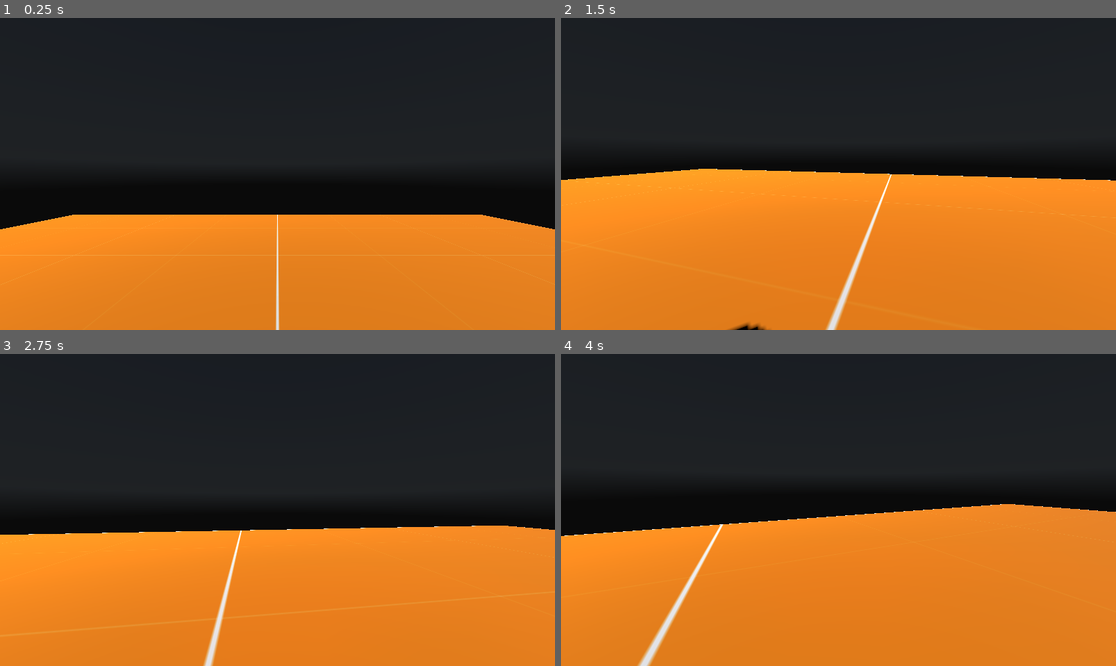
Above: before the commit, frames 1-4 (two rows, left to right).
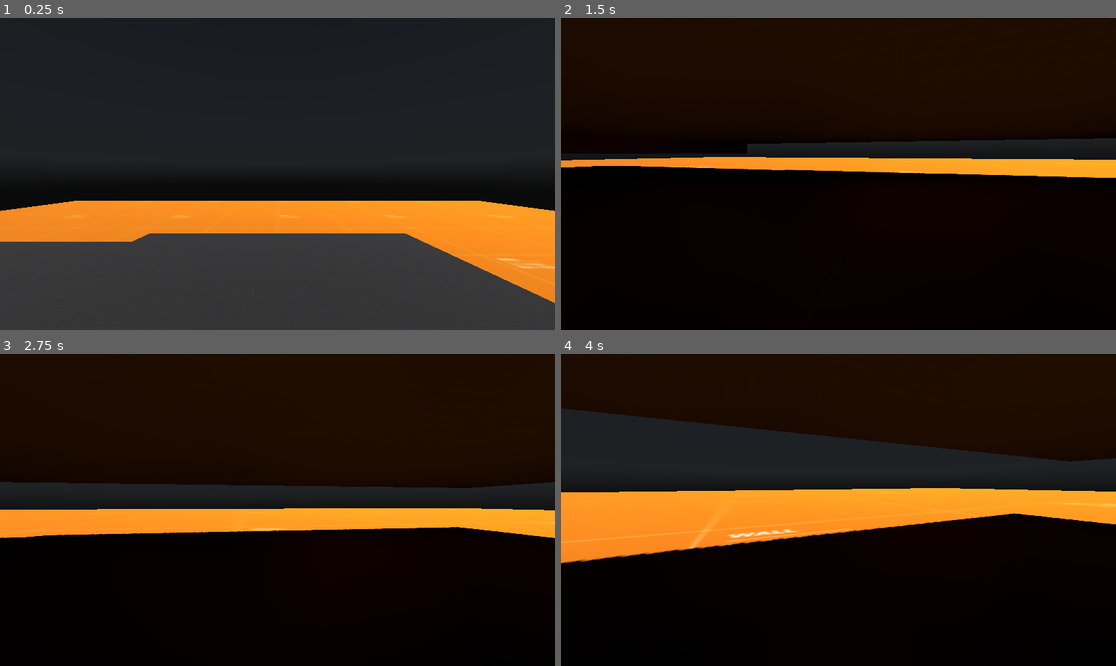
Above: after the commit, the same moments.

Repository: D3dde/WildWar
Game: Godot game, scene res://scenes/test.tscn
Same seed, same stepped clock (60 frames per second), same inputs: the game is played once before the commit and once after it. A sky picture missing from this copy of the repository is replaced by a grey-blue gradient.
Inputs (mouse positions are in pixels of both pictures, inside the frame that each line leads up to):
- Up to frame 1 (0.25 s): no input
- Up to frame 2 (1.5 s): tap Enter at 0.5 s; move the mouse to (866, 174) at 0.52 s; hold Ctrl (crouch, bound only after the commit) 0.53-1.28 s; hold W (up) from 0.53 s (still down); tap Space (jump) at 0.77, 0.8, 1.07, 1.35 s; move the mouse to (810, 174) at 1.27 s
- Up to frame 3 (2.75 s): keep holding W (up); tap Space (jump) at 1.52, 1.82, 2.3 s; tap Ctrl (crouch, bound only after the commit) at 1.55 s; move the mouse to (288, 503) at 2.02 s; hold Ctrl (crouch, bound only after the commit) from 2.03 s (still down)
- Up to frame 4 (4 s): keep holding W (up); move the mouse to (832, 516) at 2.77 s; release Ctrl (crouch, bound only after the commit) at 2.78 s; tap Ctrl (crouch, bound only after the commit) at 2.85 s; tap Space (jump) at 3.02, 3.32, 3.6, 3.77 s; move the mouse to (877, 513) at 3.52 s

The runs differ from the first frame. In frame 1, 32% of the frame differs, in the area x 0-100%, y 58-100%; in frame 2, 95%, in the area x 0-100%, y 0-100%; in frame 3, 92%; in frame 4, 79%.

Commit message:
v1.1
movement improvement, future updates: state machine (maybe), sprint

Diff:
--- a/project.godot
+++ b/project.godot
@@ -47,3 +47,9 @@
 "events": [Object(InputEventKey,"resource_local_to_scene":false,"resource_name":"","device":-1,"window_id":0,"alt_press …(182 unchanged characters)…
 ]
 }
+crouch={
+"deadzone": 0.5,
+"events": [Object(InputEventKey,"resource_local_to_scene":false,"resource_name":"","device":-1,"window_id":0,"alt_pressed":false,"shift_pressed":false,"ctrl_pressed":false,"meta_pressed":false,"pressed":false,"keycode":0,"physical_keycode":4194326,"key_label":0,"unicode":0,"echo":false,"script":null)
+, Object(InputEventKey,"resource_local_to_scene":false,"resource_name":"","device":-1,"window_id":0,"alt_pressed":false,"shift_pressed":false,"ctrl_pressed":false,"meta_pressed":false,"pressed":false,"keycode":0,"physical_keycode":67,"key_label":0,"unicode":99,"echo":false,"script":null)
+]
+}
--- a/scenes/fps_test.tscn
+++ b/scenes/fps_test.tscn
@@ -10,9 +10,123 @@
 
 [sub_resource type="CapsuleMesh" id="CapsuleMesh_r7u8p"]
 
-[node name="CharacterBody3D" type="CharacterBody3D" node_paths=PackedStringArray("camera")]
+[sub_resource type="Animation" id="Animation_vic4o"]
+resource_name = "crouch"
+length = 0.2
+tracks/0/type = "value"
+tracks/0/imported = false
+tracks/0/enabled = true
+tracks/0/path = NodePath("CameraContainer:position")
+tracks/0/interp = 2
+tracks/0/loop_wrap = true
+tracks/0/keys = {
+"times": PackedFloat32Array(0, 0.2),
+"transitions": PackedFloat32Array(1, 1),
+"update": 0,
+"values": [Vector3(0, 0, 0), Vector3(0, -0.5, 0)]
+}
+tracks/1/type = "value"
+tracks/1/imported = false
+tracks/1/enabled = true
+tracks/1/path = NodePath("CollisionShape3D/MeshInstance3D:mesh:height")
+tracks/1/interp = 2
+tracks/1/loop_wrap = true
+tracks/1/keys = {
+"times": PackedFloat32Array(0, 0.2),
+"transitions": PackedFloat32Array(1, 1),
+"update": 0,
+"values": [2.0, 1.5]
+}
+tracks/2/type = "value"
+tracks/2/imported = false
+tracks/2/enabled = true
+tracks/2/path = NodePath("CollisionShape3D:shape:height")
+tracks/2/interp = 1
+tracks/2/loop_wrap = true
+tracks/2/keys = {
+"times": PackedFloat32Array(0, 0.2),
+"transitions": PackedFloat32Array(1, 1),
+"update": 0,
+"values": [2.0, 1.5]
+}
+tracks/3/type = "value"
+tracks/3/imported = false
+tracks/3/enabled = true
+tracks/3/path = NodePath("CollisionShape3D:position")
+tracks/3/interp = 1
+tracks/3/loop_wrap = true
+tracks/3/keys = {
+"times": PackedFloat32Array(0, 0.2),
+"transitions": PackedFloat32Array(1, 1),
+"update": 0,
+"values": [Vector3(0, 1, 0), Vector3(0, 0.75, 0)]
+}
+
+[sub_resource type="Animation" id="Animation_woy3y"]
+length = 0.001
+tracks/0/type = "value"
+tracks/0/imported = false
+tracks/0/enabled = true
+tracks/0/path = NodePath("CameraContainer:position")
+tracks/0/interp = 1
+tracks/0/loop_wrap = true
+tracks/0/keys = {
+"times": PackedFloat32Array(0),
+"transitions": PackedFloat32Array(1),
+"update": 0,
+"values": [Vector3(0, 0, 0)]
+}
+tracks/1/type = "value"
+tracks/1/imported = false
+tracks/1/enabled = true
+tracks/1/path = NodePath("CollisionShape3D/MeshInstance3D:mesh:height")
+tracks/1/interp = 1
+tracks/1/loop_wrap = true
+tracks/1/keys = {
+"times": PackedFloat32Array(0),
+"transitions": PackedFloat32Array(1),
+"update": 0,
+"values": [2.0]
+}
+tracks/2/type = "value"
+tracks/2/imported = false
+tracks/2/enabled = true
+tracks/2/path = NodePath("CollisionShape3D:shape:height")
+tracks/2/interp = 1
+tracks/2/loop_wrap = true
+tracks/2/keys = {
+"times": PackedFloat32Array(0),
+"transitions": PackedFloat32Array(1),
+"update": 0,
+"values": [2.0]
+}
+tracks/3/type = "value"
+tracks/3/imported = false
+tracks/3/enabled = true
+tracks/3/path = NodePath("CollisionShape3D:position")
+tracks/3/interp = 1
+tracks/3/loop_wrap = true
+tracks/3/keys = {
+"times": PackedFloat32Array(0),
+"transitions": PackedFloat32Array(1),
+"update": 0,
+"values": [Vector3(0, 1, 0)]
+}
+
+[sub_resource type="AnimationLibrary" id="AnimationLibrary_mskmd"]
+_data = {
+"RESET": SubResource("Animation_woy3y"),
+"crouch": SubResource("Animation_vic4o")
+}
+
+[sub_resource type="SphereShape3D" id="SphereShape3D_5ti5e"]
+
+[node name="CharacterBody3D" type="CharacterBody3D" node_paths=PackedStringArray("camera", "animation_player", "crouch_shape")]
 script = ExtResource("1_0hfvq")
 camera = NodePath("CameraContainer/Camera3D")
+animation_player = NodePath("AnimationPlayer")
+sens = 5.0
+crouch_shape = NodePath("ShapeCast3D")
 
 [node name="CollisionShape3D" type="CollisionShape3D" parent="."]
 transform = Transform3D(1, 0, 0, 0, 1, 0, 0, 0, 1, 0, 1, 0)
@@ -30,3 +144,13 @@
 
 [node name="ReflectionProbe" type="ReflectionProbe" parent="CameraContainer/Camera3D"]
 update_mode = 1
+
+[node name="AnimationPlayer" type="AnimationPlayer" parent="."]
+libraries = {
+"": SubResource("AnimationLibrary_mskmd")
+}
+
+[node name="ShapeCast3D" type="ShapeCast3D" parent="."]
+transform = Transform3D(1, 0, 0, 0, 1, 0, 0, 0, 1, 0, 2.5, 0)
+shape = SubResource("SphereShape3D_5ti5e")
+debug_shape_custom_color = Color(1, 0, 1, 1)
--- a/scenes/test.tscn
+++ b/scenes/test.tscn
@@ -1,33 +1,47 @@
-[gd_scene load_steps=11 format=3 uid="uid://mr0iww8h82wg"]
+[gd_scene load_steps=15 format=3 uid="uid://mr0iww8h82wg"]
 
 [ext_resource type="PackedScene" uid="uid://cr2p56hucfylt" path="res://scenes/world_environment.tscn" id="1_6snap"]
-[ext_resource type="Texture2D" uid="uid://ehgyx25kgaar" path="res://material/gridbox/Orange/texture_02.png" id="2_r8uvk"]
+[ext_resource type="Texture2D" uid="uid://omaigbugk3n0" path="res://material/gridbox/Orange/texture_01.png" id="2_tyspb"]
 [ext_resource type="Texture2D" uid="uid://crpqvwf16t7ac" path="res://material/gridbox/Dark/texture_08.png" id="3_lp6yy"]
 [ext_resource type="PackedScene" uid="uid://ckv3blddl3b8d" path="res://scenes/fps_test.tscn" id="4_lfpav"]
+[ext_resource type="Texture2D" uid="uid://duid26t0ofyl4" path="res://material/gridbox/Dark/texture_02.png" id="5_khj5o"]
 
-[sub_resource type="StandardMaterial3D" id="StandardMaterial3D_qsg3m"]
-albedo_texture = ExtResource("2_r8uvk")
-texture_filter = 1
-point_size = 0.1
+[sub_resource type="StandardMaterial3D" id="StandardMaterial3D_b0r00"]
+albedo_texture = ExtResource("2_tyspb")
+uv1_triplanar = true
 
 [sub_resource type="PlaneMesh" id="PlaneMesh_g7xx3"]
+material = SubResource("StandardMaterial3D_b0r00")
+size = Vector2(6, 6)
 
 [sub_resource type="WorldBoundaryShape3D" id="WorldBoundaryShape3D_4wb8o"]
 
 [sub_resource type="StandardMaterial3D" id="StandardMaterial3D_h1i7c"]
 albedo_texture = ExtResource("3_lp6yy")
+uv1_triplanar = true
 
 [sub_resource type="BoxMesh" id="BoxMesh_51hek"]
+material = SubResource("StandardMaterial3D_h1i7c")
 
 [sub_resource type="BoxShape3D" id="BoxShape3D_2whju"]
+
+[sub_resource type="StandardMaterial3D" id="StandardMaterial3D_c2ywt"]
+albedo_texture = ExtResource("5_khj5o")
+uv1_triplanar = true
+
+[sub_resource type="BoxMesh" id="BoxMesh_cl4d0"]
+material = SubResource("StandardMaterial3D_c2ywt")
+size = Vector3(15, 1, 10)
+
+[sub_resource type="BoxShape3D" id="BoxShape3D_6v5fh"]
+size = Vector3(15, 1, 10)
 
 [node name="Node3D" type="Node3D"]
 
 [node name="WorldEnvironment" parent="." instance=ExtResource("1_6snap")]
 
 [node name="MeshInstance3D" type="MeshInstance3D" parent="."]
-transform = Transform3D(30, 0, 0, 0, 30, 0, 0, 0, 30, 0, 0, 0)
-material_override = SubResource("StandardMaterial3D_qsg3m")
+transform = Transform3D(15, 0, 0, 0, 15, 0, 0, 0, 15, 0, 0, 0)
 lod_bias = 0.001
 mesh = SubResource("PlaneMesh_g7xx3")
 skeleton = NodePath("")
@@ -39,7 +53,6 @@
 
 [node name="MeshInstance3D2" type="MeshInstance3D" parent="."]
 transform = Transform3D(1, 0, 0, 0, 1, 0, 0, 0, 1, 0, 0.5, 8.44908)
-material_override = SubResource("StandardMaterial3D_h1i7c")
 mesh = SubResource("BoxMesh_51hek")
 
 [node name="StaticBody3D" type="StaticBody3D" parent="MeshInstance3D2"]
@@ -49,3 +62,21 @@
 
 [node name="CharacterBody3D" parent="." instance=ExtResource("4_lfpav")]
 transform = Transform3D(1, 0, 0, 0, 1, 0, 0, 0, 1, 0, 4.81374, 0)
+
+[node name="MeshInstance3D3" type="MeshInstance3D" parent="."]
+transform = Transform3D(1, 0, 0, 0, 1, 0, 0, 0, 1, 0, 2, -7)
+mesh = SubResource("BoxMesh_cl4d0")
+
+[node name="StaticBody3D" type="StaticBody3D" parent="MeshInstance3D3"]
+
+[node name="CollisionShape3D" type="CollisionShape3D" parent="MeshInstance3D3/StaticBody3D"]
+shape = SubResource("BoxShape3D_6v5fh")
+
+[node name="MeshInstance3D4" type="MeshInstance3D" parent="."]
+transform = Transform3D(1, 0, 0, 0, 1, 0, 0, 0, 1, -15, 1.5, -7)
+mesh = SubResource("BoxMesh_cl4d0")
+
+[node name="StaticBody3D" type="StaticBody3D" parent="MeshInstance3D4"]
+
+[node name="CollisionShape3D" type="CollisionShape3D" parent="MeshInstance3D4/StaticBody3D"]
+shape = SubResource("BoxShape3D_6v5fh")
--- a/scenes/world_environment.tscn
+++ b/scenes/world_environment.tscn
@@ -18,5 +18,5 @@
 environment = SubResource("Environment_irbog")
 
 [node name="DirectionalLight3D" type="DirectionalLight3D" parent="."]
-transform = Transform3D(0.707107, -0.5, 0.5, 0, 0.707107, 0.707107, -0.707107, -0.5, 0.5, 0, 0, 0)
+transform = Transform3D(0.707107, 0.5, -0.5, 0, 0.707107, 0.707107, 0.707107, -0.5, 0.5, 0, 0, 0)
 shadow_enabled = true
--- a/scripts/controller/basic_movement.gd
+++ b/scripts/controller/basic_movement.gd
@@ -1,6 +1,12 @@
 extends CharacterBody3D
 
-const SPEED = 5.0
+
+
+@export var select_toggle_crouch := false
+
+
+
+var SPEED = 5.0
 const JUMP_VELOCITY = 4.5
 const FRICTION = 25
 const HORIZONTAL_ACCELERATION = 30
@@ -8,18 +14,47 @@
 # Get the gravity from the project settings to be synced with RigidBody nodes.
 var gravity = ProjectSettings.get_setting("physics/3d/default_gravity")
 
+
 @export var camera : Camera3D
+@export var animation_player: AnimationPlayer
+
+
+@export var sens : float
+
+
+var is_crouching : bool = false
+@export var crouch_shape : ShapeCast3D
+
 
 
 
 func _ready():
+	crouch_shape.add_exception(self)
 	Input.mouse_mode=Input.MOUSE_MODE_CAPTURED
+	sens /= 1000
+
+
+
+
+func _input(event):
+	if event.is_action_pressed("crouch") and select_toggle_crouch == true:
+		toggle_crouch()
+	if event.is_action_pressed("crouch") and select_toggle_crouch == false and crouch_shape.is_colliding() == false and is_crouching==false:
+		crouch(true)
+	if event.is_action_released("crouch") and select_toggle_crouch == false and crouch_shape.is_colliding() == false and is_crouching==true:
+		crouch(false)
+
+
+
 
 func _unhandled_input(event):
 	if event is InputEventMouseMotion and Input.mouse_mode==Input.MOUSE_MODE_CAPTURED:
-		rotate_y(-event.relative.x * .005)
-		camera.rotate_x(-event.relative.y * .005)
+		rotate_y(-event.relative.x * sens)
+		camera.rotate_x(-event.relative.y * sens)
 		camera.rotation.x = clamp(camera.rotation.x, -PI/2, PI/2)
+
+
+
 
 func _unhandled_key_input(event):
 	if Input.is_action_just_pressed("exit"):
@@ -28,14 +63,22 @@
 		else:
 			Input.mouse_mode=Input.MOUSE_MODE_CAPTURED
 
+
+
+
 func _physics_process(delta):
 	# Add the gravity.
 	if not is_on_floor():
 		velocity.y -= gravity * delta
 
+
+
 	# Handle Jump.
-	if Input.is_action_just_pressed("jump") and is_on_floor() and Input.mouse_mode==Input.MOUSE_MODE_CAPTURED:
-		velocity.y += JUMP_VELOCITY
+	if Input.is_action_just_pressed("jump") and is_on_floor() and Input.mouse_mode==Input.MOUSE_MODE_CAPTURED and Input.is_action_pressed("crouch")==false:
+		if is_crouching==true:
+			toggle_crouch()
+		else:
+			velocity.y += JUMP_VELOCITY
 
 	# Get the input direction and handle the movement/deceleration.
 	# As good practice, you should replace UI actions with custom gameplay actions.
@@ -49,6 +92,7 @@
 	velocity.x = move_toward(velocity.x,direction.x, HORIZONTAL_ACCELERATION * delta)
 	velocity.z = move_toward(velocity.z,direction.z, HORIZONTAL_ACCELERATION * delta)
 
+
 	var angle=5
 	var t = delta * 6
 	if Input.mouse_mode==Input.MOUSE_MODE_CAPTURED:
@@ -56,3 +100,24 @@
 
 	move_and_slide()
 	force_update_transform()
+
+
+
+func toggle_crouch():
+	if is_crouching == true and crouch_shape.is_colliding() == false:
+		crouch(false)
+	elif is_crouching == false:
+		crouch(true)
+
+
+
+func crouch(state : bool):
+	match state:
+		true:
+			animation_player.play("crouch")
+			SPEED = 3
+			is_crouching = !is_crouching
+		false:
+			animation_player.play_backwards("crouch")
+			SPEED = 5
+			is_crouching = !is_crouching
Not shown: 1 places in scenes/fps_test.tscn that only renumber resources
